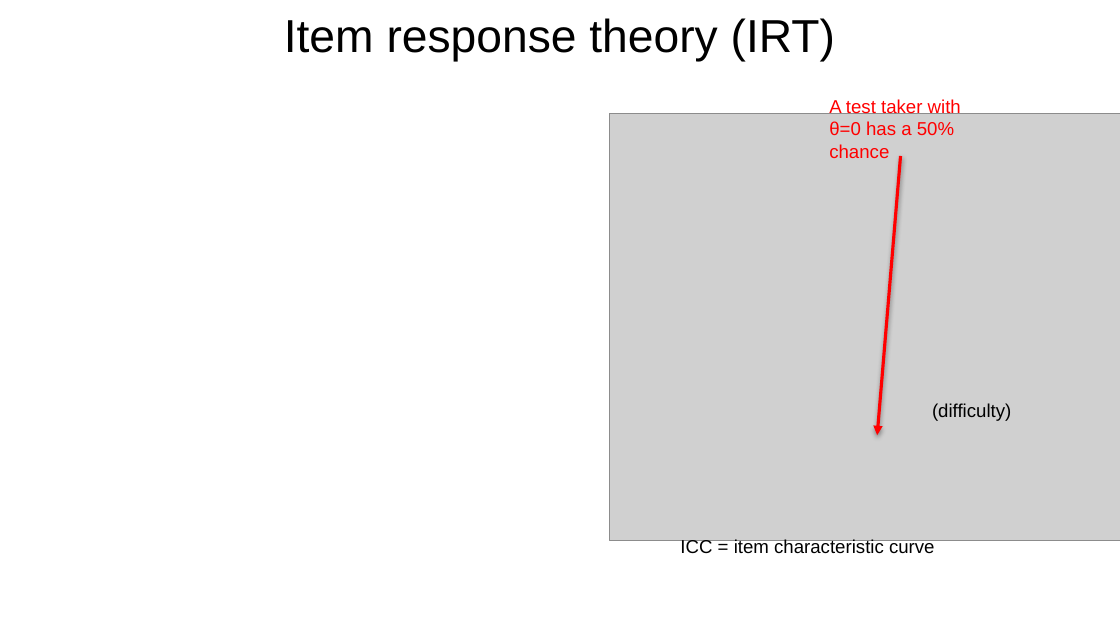
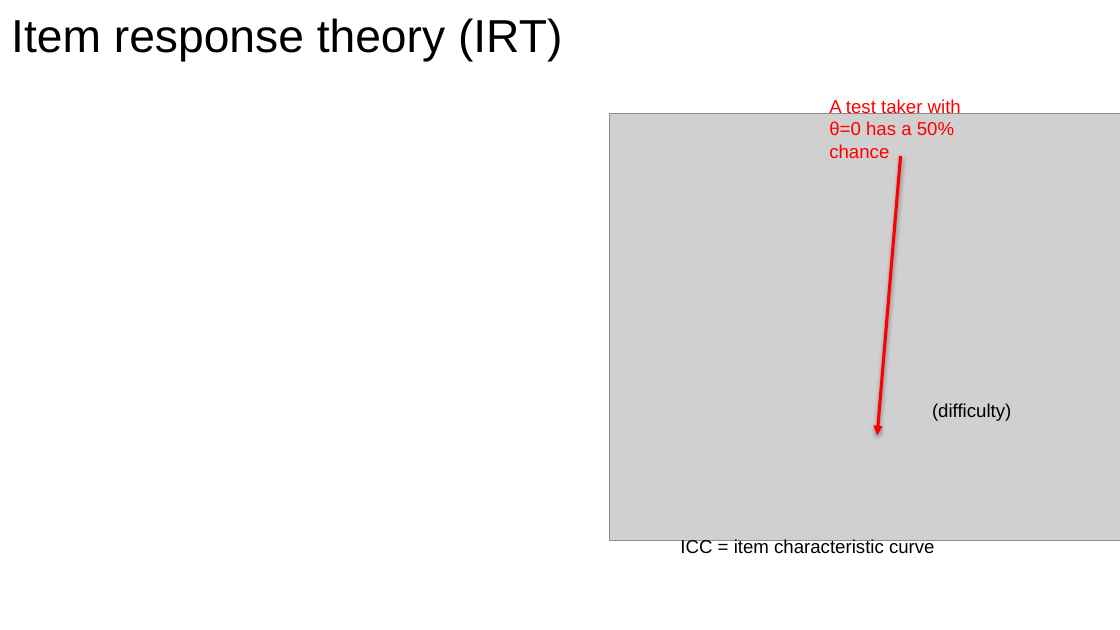
Before and after one commit to langcog/standard-model-2, a slide deck: slide 8 of outputs/slides/standard_model_pptx.pptx (slide 6 before the commit). Drawn at 1120x630 pixels with LibreOffice and Linux fonts; fonts in the diff are those of the drawing; grey boxes stand for pictures. Boxes give left, top, right and bottom in pixels: in the first picture for what was removed or moved away, otherwise in the second. Text is boxed around its words. In the diff, an @@ line names an element or a change of style, - is before the commit and + after.

```diff
--- a/outputs/slides/standard_model_pptx.pptx
+++ b/outputs/slides/standard_model_pptx.pptx
@@ title "Item response theory (IRT)" at (x1=11, y1=18, x2=562, y2=61): alignment centre to left @@
```
Also in this commit, not shown: 29 other slides changed, 24 slides added, 11 slides removed, 3 other files.
